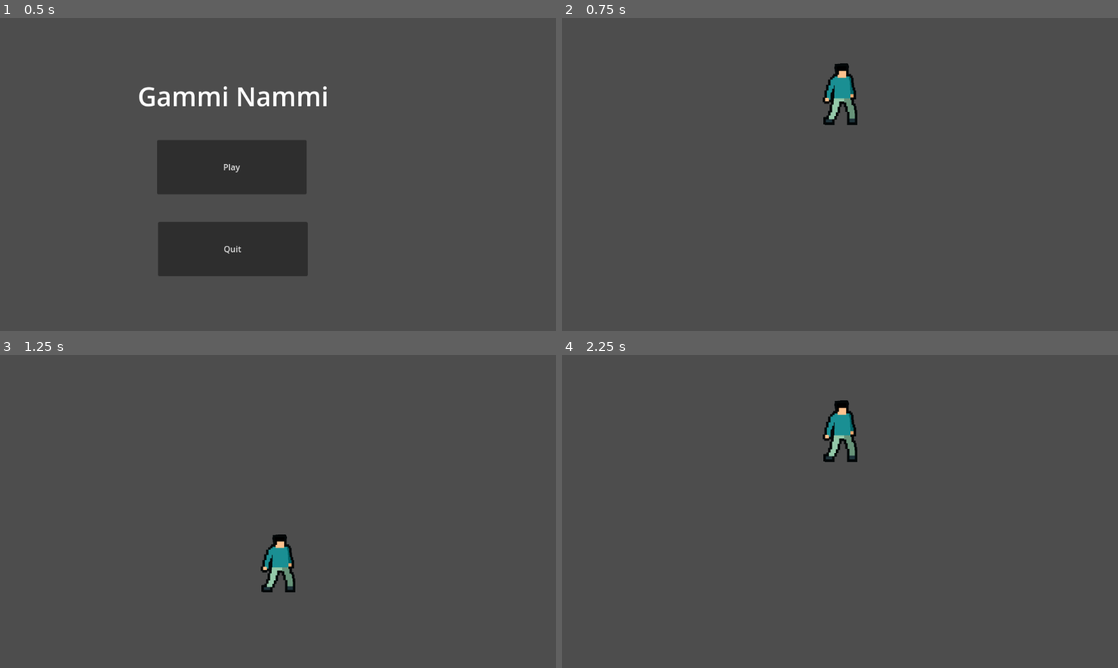
Above: before the commit, frames 1-4 (two rows, left to right).
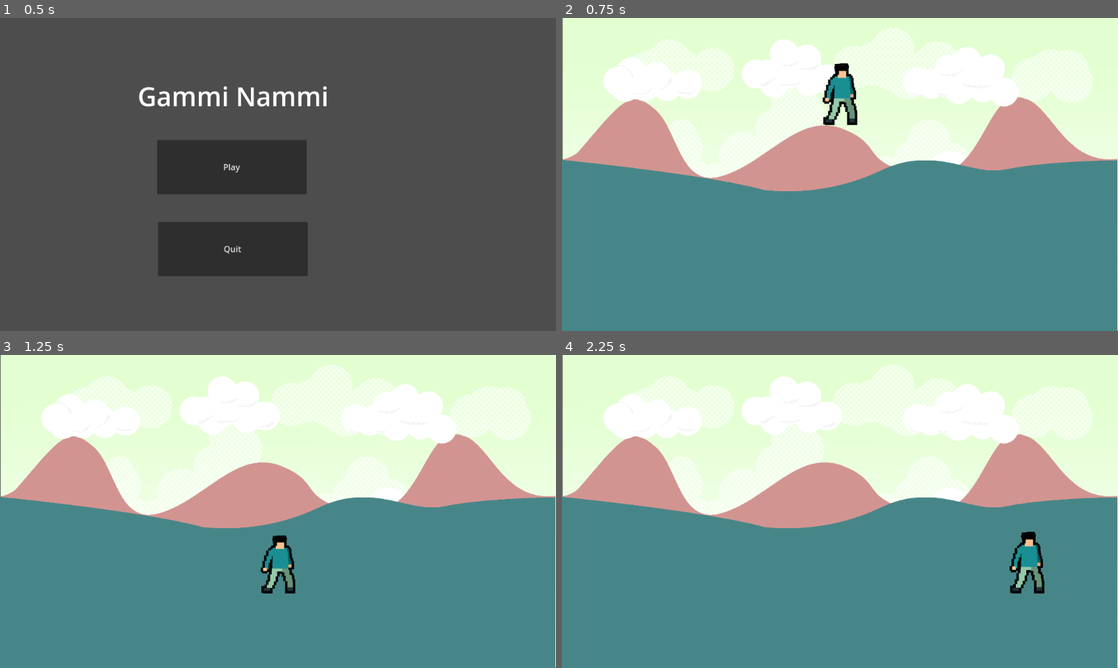
Above: after the commit, the same moments.

Repository: Galactic-Rift-Interactive/csce552-2d-game
Game: Godot game, scene res://Scenes/title.tscn
The game is run twice, just before and just after one commit, with the same random seed, the same clock (stepped at 60 frames per second) and the same inputs.
Inputs (mouse positions are in pixels of both pictures, inside the frame that each line leads up to):
- Up to frame 1 (0.5 s): no input
- Up to frame 2 (0.75 s): click "Play" at 0.5 s
- Up to frame 3 (1.25 s): no input
- Up to frame 4 (2.25 s): hold Right (move_right) 1.28-2 s; hold Up (jump) 1.28-2 s; click (795, 505) at 2 s, where only the run before the commit has a clickable "Play"

Frame 1 is identical in both runs. In frame 2, 99% of the frame differs, in the area x 0-100%, y 0-100%; in frame 3, 99%; in frame 4, 100%.

Commit message:
more animations and better collision detection

Diff:
--- a/game/Scenes/level.tscn
+++ b/game/Scenes/level.tscn
@@ -1,30 +1,30 @@
-[gd_scene load_steps=20 format=3 uid="uid://b5g5lsyijb0q5"]
-
-[ext_resource type="Texture2D" uid="uid://p00q33p10f3s" path="res://art/background.png" id="1_qffqs"]
-[ext_resource type="Texture2D" uid="uid://bec3ynb5w8e4h" path="res://art/player/idle/1.png" id="1_wei8v"]
-[ext_resource type="Texture2D" uid="uid://v5nusnsrpjio" path="res://art/player/idle/2.png" id="2_6di35"]
-[ext_resource type="Script" path="res://scripts/player.gd" id="2_vfx3q"]
-[ext_resource type="Texture2D" uid="uid://cwo1sxdgd75vh" path="res://art/player/idle/3.png" id="3_rgv1y"]
-[ext_resource type="Texture2D" uid="uid://cjbbifyk6dt1o" path="res://art/player/idle/4.png" id="4_44kde"]
-[ext_resource type="Texture2D" uid="uid://brcoesfwufabk" path="res://art/player/idle/5.png" id="5_n2apx"]
-[ext_resource type="Texture2D" uid="uid://co874m7e2i8ee" path="res://art/player/idle/6.png" id="6_uqmpw"]
-[ext_resource type="Texture2D" uid="uid://7nvbn6s7solt" path="res://art/ground.png" id="8_l1bk7"]
-[ext_resource type="Script" path="res://scripts/obstacleSpawner.gd" id="10_jc5i5"]
-[ext_resource type="PackedScene" uid="uid://o8778phqp60m" path="res://scenes/obstacle.tscn" id="11_cvnrv"]
-
-[sub_resource type="SpriteFrames" id="SpriteFrames_beeul"]
-animations = [{
-"frames": [{
-"duration": 1.0,
-"texture": ExtResource("1_qffqs")
-}],
-"loop": true,
-"name": &"default",
-"speed": 5.0
-}]
+[gd_scene load_steps=31 format=3 uid="uid://b5g5lsyijb0q5"]
+
+[ext_resource type="Texture2D" uid="uid://bs8paixaar7hd" path="res://Art/background/background.png" id="1_e4s0q"]
+[ext_resource type="Texture2D" uid="uid://dh2b7w1pv30bc" path="res://Art/player/idle/1.png" id="1_wei8v"]
+[ext_resource type="Texture2D" uid="uid://ckbi1a84wfsxs" path="res://Art/player/idle/2.png" id="2_6di35"]
+[ext_resource type="Script" path="res://Scripts/player.gd" id="2_vfx3q"]
+[ext_resource type="Texture2D" uid="uid://ib3jccqxdhwf" path="res://Art/background/paralax_layer_0.png" id="2_w58r1"]
+[ext_resource type="Texture2D" uid="uid://cogj60011ha5l" path="res://Art/player/idle/3.png" id="3_rgv1y"]
+[ext_resource type="Texture2D" uid="uid://csrgss1wdlcla" path="res://Art/background/paralax_layer_1.png" id="3_y1cyx"]
+[ext_resource type="Texture2D" uid="uid://bcl40ugfe300i" path="res://Art/background/paralax_layer_2.png" id="4_3pnaq"]
+[ext_resource type="Texture2D" uid="uid://cifkk7yxu0nsj" path="res://Art/player/idle/4.png" id="4_44kde"]
+[ext_resource type="Texture2D" uid="uid://yhp6pc4irrr2" path="res://Art/player/idle/5.png" id="5_n2apx"]
+[ext_resource type="Texture2D" uid="uid://c13qxp708uety" path="res://Art/player/idle/6.png" id="6_uqmpw"]
+[ext_resource type="Script" path="res://Scripts/obstacleSpawner.gd" id="10_jc5i5"]
+[ext_resource type="PackedScene" uid="uid://o8778phqp60m" path="res://Scenes/obstacle.tscn" id="11_cvnrv"]
+[ext_resource type="Texture2D" uid="uid://len3cwe30jaa" path="res://Art/player/jump/1.png" id="12_xids1"]
+[ext_resource type="Texture2D" uid="uid://bgawriyv4uqe7" path="res://Art/player/jump/2.png" id="13_7gpcq"]
+[ext_resource type="Texture2D" uid="uid://deojpkdodfa05" path="res://Art/player/jump/3.png" id="14_ugukm"]
+[ext_resource type="Texture2D" uid="uid://banldyr5d0ay5" path="res://Art/player/jump/4.png" id="15_gn4ir"]
+[ext_resource type="Texture2D" uid="uid://dpobxlpt8chr0" path="res://Art/player/jump/5.png" id="16_op4x5"]
+[ext_resource type="Texture2D" uid="uid://cmxcxpi2nwigw" path="res://Art/player/run/1.png" id="17_ybvvo"]
+[ext_resource type="Texture2D" uid="uid://3s1xud4cpb3y" path="res://Art/player/run/2.png" id="18_ebt58"]
+[ext_resource type="Texture2D" uid="uid://dmpefbri5bub3" path="res://Art/player/run/3.png" id="19_832hr"]
+[ext_resource type="Texture2D" uid="uid://bw01tlos4kl7j" path="res://Art/player/run/4.png" id="20_qntvn"]
 
 [sub_resource type="RectangleShape2D" id="RectangleShape2D_ow6s7"]
-size = Vector2(67, 119)
+size = Vector2(67, 117)
 
 [sub_resource type="SpriteFrames" id="SpriteFrames_gjcum"]
 animations = [{
@@ -50,7 +50,47 @@
 "loop": true,
 "name": &"idle",
 "speed": 5.0
+}, {
+"frames": [{
+"duration": 1.0,
+"texture": ExtResource("12_xids1")
+}, {
+"duration": 1.0,
+"texture": ExtResource("13_7gpcq")
+}, {
+"duration": 1.0,
+"texture": ExtResource("14_ugukm")
+}, {
+"duration": 1.0,
+"texture": ExtResource("15_gn4ir")
+}, {
+"duration": 1.0,
+"texture": ExtResource("16_op4x5")
+}],
+"loop": true,
+"name": &"jump",
+"speed": 5.0
+}, {
+"frames": [{
+"duration": 1.0,
+"texture": ExtResource("17_ybvvo")
+}, {
+"duration": 1.0,
+"texture": ExtResource("18_ebt58")
+}, {
+"duration": 1.0,
+"texture": ExtResource("19_832hr")
+}, {
+"duration": 1.0,
+"texture": ExtResource("20_qntvn")
+}],
+"loop": true,
+"name": &"run",
+"speed": 5.0
 }]
+
+[sub_resource type="RectangleShape2D" id="RectangleShape2D_5eb4l"]
+size = Vector2(72, 120)
 
 [sub_resource type="PhysicsMaterial" id="PhysicsMaterial_45ftk"]
 friction = 0.0
@@ -68,7 +108,7 @@
 animations = [{
 "frames": [{
 "duration": 1.0,
-"texture": ExtResource("8_l1bk7")
+"texture": null
 }],
 "loop": true,
 "name": &"ground",
@@ -77,10 +117,31 @@
 
 [node name="Level" type="Node2D"]
 
-[node name="Background" type="AnimatedSprite2D" parent="."]
-position = Vector2(533, 300)
+[node name="Background" type="ParallaxBackground" parent="."]
+offset = Vector2(532, 300)
 scale = Vector2(0.555, 0.555)
-sprite_frames = SubResource("SpriteFrames_beeul")
+transform = Transform2D(0.555, 0, 0, 0.555, 532, 300)
+
+[node name="ParallaxLayer" type="ParallaxLayer" parent="Background"]
+
+[node name="Sprite2D" type="Sprite2D" parent="Background/ParallaxLayer"]
+position = Vector2(3.6036, -1)
+texture = ExtResource("1_e4s0q")
+
+[node name="ParallaxLayer2" type="ParallaxLayer" parent="Background"]
+
+[node name="Sprite2D" type="Sprite2D" parent="Background/ParallaxLayer2"]
+texture = ExtResource("2_w58r1")
+
+[node name="ParallaxLayer3" type="ParallaxLayer" parent="Background"]
+
+[node name="Sprite2D" type="Sprite2D" parent="Background/ParallaxLayer3"]
+texture = ExtResource("3_y1cyx")
+
+[node name="ParallaxLayer4" type="ParallaxLayer" parent="Background"]
+
+[node name="Sprite2D" type="Sprite2D" parent="Background/ParallaxLayer4"]
+texture = ExtResource("4_3pnaq")
 
 [node name="Player" type="CharacterBody2D" parent="."]
 position = Vector2(533, 100)
@@ -88,19 +149,20 @@
 metadata/_edit_group_ = true
 
 [node name="CollisionShape2D" type="CollisionShape2D" parent="Player"]
-position = Vector2(0.5, -0.5)
+position = Vector2(0.5, -1.5)
 shape = SubResource("RectangleShape2D_ow6s7")
 
 [node name="AnimatedSprite2D" type="AnimatedSprite2D" parent="Player"]
 scale = Vector2(0.6, 0.6)
 sprite_frames = SubResource("SpriteFrames_gjcum")
-animation = &"idle"
+animation = &"run"
+frame_progress = 0.780761
 
 [node name="Area2D" type="Area2D" parent="Player"]
 
 [node name="CollisionShape2D" type="CollisionShape2D" parent="Player/Area2D"]
-position = Vector2(1, -1)
-shape = SubResource("RectangleShape2D_ow6s7")
+position = Vector2(0, -1)
+shape = SubResource("RectangleShape2D_5eb4l")
 
 [node name="Borders" type="StaticBody2D" parent="."]
 physics_material_override = SubResource("PhysicsMaterial_45ftk")
@@ -134,12 +196,13 @@
 position = Vector2(1066, 400)
 
 [node name="MiddleSpawner" type="Node2D" parent="ObstacleSpawner"]
-position = Vector2(1066, 300)
+position = Vector2(1066, 325)
 
 [node name="TopSpawner" type="Node2D" parent="ObstacleSpawner"]
 position = Vector2(1066, 200)
 
 [node name="ObstacleSpawnTimer" type="Timer" parent="ObstacleSpawner"]
+wait_time = 2.5
 
 [connection signal="body_entered" from="Player/Area2D" to="Player" method="_on_area_2d_body_entered"]
 [connection signal="timeout" from="ObstacleSpawner/ObstacleSpawnTimer" to="ObstacleSpawner" method="_on_obstacle_spawn_timer_timeout"]
--- a/game/Scenes/obstacle.tscn
+++ b/game/Scenes/obstacle.tscn
@@ -1,12 +1,12 @@
 [gd_scene load_steps=10 format=3 uid="uid://o8778phqp60m"]
 
-[ext_resource type="Script" path="res://scripts/obstacle.gd" id="1_01tey"]
-[ext_resource type="Texture2D" uid="uid://cat1v4ji6t5a4" path="res://art/obstacles/bird/1.png" id="1_eh6bg"]
-[ext_resource type="Texture2D" uid="uid://f4myrublkdte" path="res://art/obstacles/bird/2.png" id="2_bfwoc"]
-[ext_resource type="Texture2D" uid="uid://buafknkrdi5ga" path="res://art/obstacles/bird/3.png" id="3_f7eiv"]
-[ext_resource type="Texture2D" uid="uid://b03r5pqmrvy1" path="res://art/obstacles/bird/4.png" id="4_c451b"]
-[ext_resource type="Texture2D" uid="uid://di81uqui6g5tj" path="res://art/obstacles/crate/1.png" id="5_mko54"]
-[ext_resource type="Texture2D" uid="uid://dgntvwlna588m" path="res://art/obstacles/spike/1.png" id="6_h7rkf"]
+[ext_resource type="Script" path="res://Scripts/obstacle.gd" id="1_01tey"]
+[ext_resource type="Texture2D" uid="uid://br6ly3m8lnly3" path="res://Art/obstacles/bird/1.png" id="1_eh6bg"]
+[ext_resource type="Texture2D" uid="uid://bcs5f47x68htc" path="res://Art/obstacles/bird/2.png" id="2_bfwoc"]
+[ext_resource type="Texture2D" uid="uid://dbg82jhetqm8e" path="res://Art/obstacles/bird/3.png" id="3_f7eiv"]
+[ext_resource type="Texture2D" uid="uid://hgato52ftuio" path="res://Art/obstacles/bird/4.png" id="4_c451b"]
+[ext_resource type="Texture2D" uid="uid://cix4x00bkbyby" path="res://Art/obstacles/crate/1.png" id="5_mko54"]
+[ext_resource type="Texture2D" uid="uid://b8fkgt8aro3bs" path="res://Art/obstacles/spike/1.png" id="6_h7rkf"]
 
 [sub_resource type="SpriteFrames" id="SpriteFrames_bnc0l"]
 animations = [{
--- a/game/Scenes/title.tscn
+++ b/game/Scenes/title.tscn
@@ -1,6 +1,6 @@
 [gd_scene load_steps=2 format=3 uid="uid://c5ojw0pm06eyt"]
 
-[ext_resource type="Script" path="res://scripts/title.gd" id="1_d3mvt"]
+[ext_resource type="Script" path="res://Scripts/title.gd" id="1_d3mvt"]
 
 [node name="Title" type="Node2D"]
 script = ExtResource("1_d3mvt")
--- a/game/Scripts/obstacle.gd
+++ b/game/Scripts/obstacle.gd
@@ -3,6 +3,5 @@
 func _ready():
 	$AnimatedSprite2D.play()
 
-
 func _on_visible_on_screen_notifier_2d_screen_exited():
 	queue_free()
--- a/game/Scripts/player.gd
+++ b/game/Scripts/player.gd
@@ -16,19 +16,21 @@
 	if Input.is_action_pressed("move_right"):
 		velocity.x = speed
 		sprite.flip_h = false
+		sprite.animation = "run"
 	elif Input.is_action_pressed("move_left"):
 		velocity.x = -speed
 		sprite.flip_h = true
+		sprite.animation = "run"
 
 	if Input.is_action_pressed("jump"):
 		if is_on_floor():
 			velocity.y = -jump_strength
+			sprite.animation = "jump"
 
-	if velocity.x == 0:
+	if velocity.x == 0 && velocity.y == 0:
 		sprite.animation = "idle"
-		sprite.play()
-	else:
-		sprite.stop()
+
+	sprite.play()
 
 	velocity.y += gravity * delta
 	move_and_slide()
@@ -38,6 +40,6 @@
 	# the player scene. It's a CharacterBody2D which makes dealing
 	# with movements super easy but hard to detect collisions so I
 	# had to add an Area2D as a child with it's own collision.
-	if body.get_name() == "Player":
+	if body.get_name() != "Obstacle":
 		return
-	get_tree().change_scene_to_file("res://scenes/title.tscn")
+	get_tree().change_scene_to_file("res://Scenes/title.tscn")
--- a/game/Scripts/title.gd
+++ b/game/Scripts/title.gd
@@ -1,7 +1,7 @@
 extends Node2D
 
 func _on_play_pressed(): # Play button is pressed on the main title screen
-	get_tree().change_scene_to_file("res://scenes/level.tscn")
+	get_tree().change_scene_to_file("res://Scenes/level.tscn")
 
 func _on_quit_pressed(): # Quit button is pressed on the main title screen
 	get_tree().quit()
--- a/game/project.godot
+++ b/game/project.godot
@@ -11,7 +11,7 @@
 [application]
 
 config/name="game"
-run/main_scene="res://scenes/title.tscn"
+run/main_scene="res://Scenes/title.tscn"
 config/features=PackedStringArray("4.1", "GL Compatibility")
 config/icon="res://icon.svg"
 
Not shown, changed: game/Art/obstacles/bird/1.png.import
Not shown, changed: game/Art/obstacles/bird/2.png.import
Not shown, changed: game/Art/obstacles/bird/3.png.import
Not shown, changed: game/Art/obstacles/bird/4.png.import
Not shown, changed: game/Art/obstacles/bird/Bird_thing_Spritesheet.png.import
Not shown, changed: game/Art/obstacles/crate/1.png.import
Not shown, changed: game/Art/player/idle/1.png.import
Not shown, changed: game/Art/player/idle/2.png.import
Not shown, changed: game/Art/player/idle/3.png.import
Not shown, changed: game/Art/player/idle/4.png.import
Not shown, changed: game/Art/player/idle/5.png.import
Not shown, changed: game/Art/player/idle/6.png.import
(and 19 more such lines)
